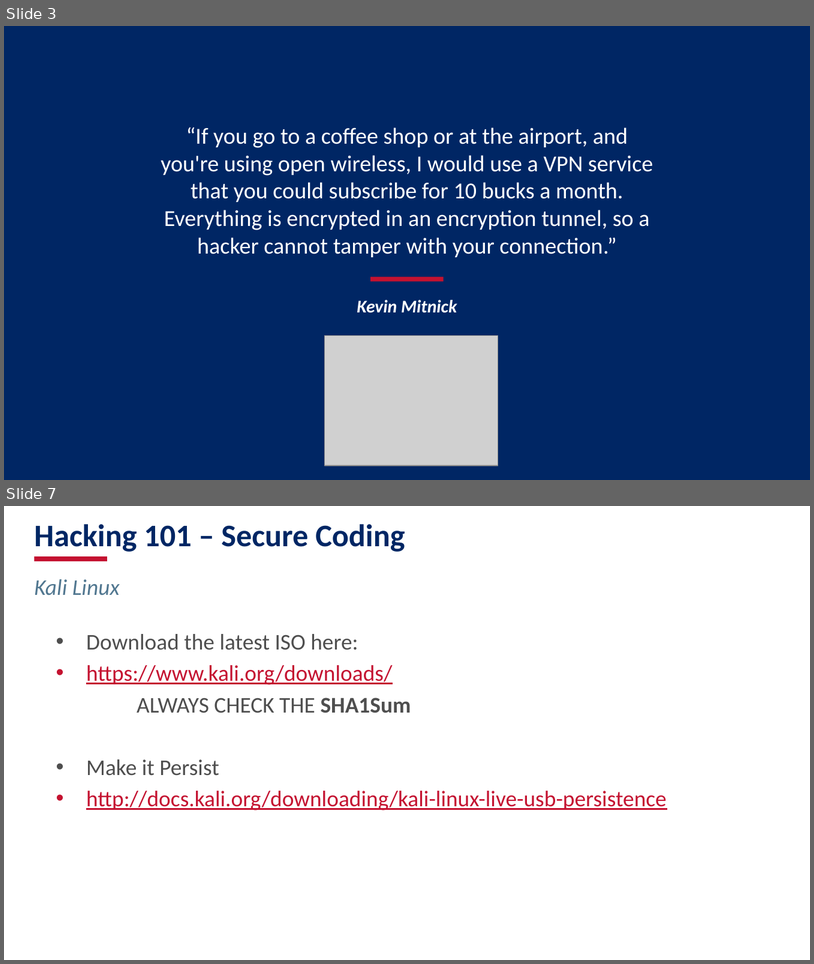
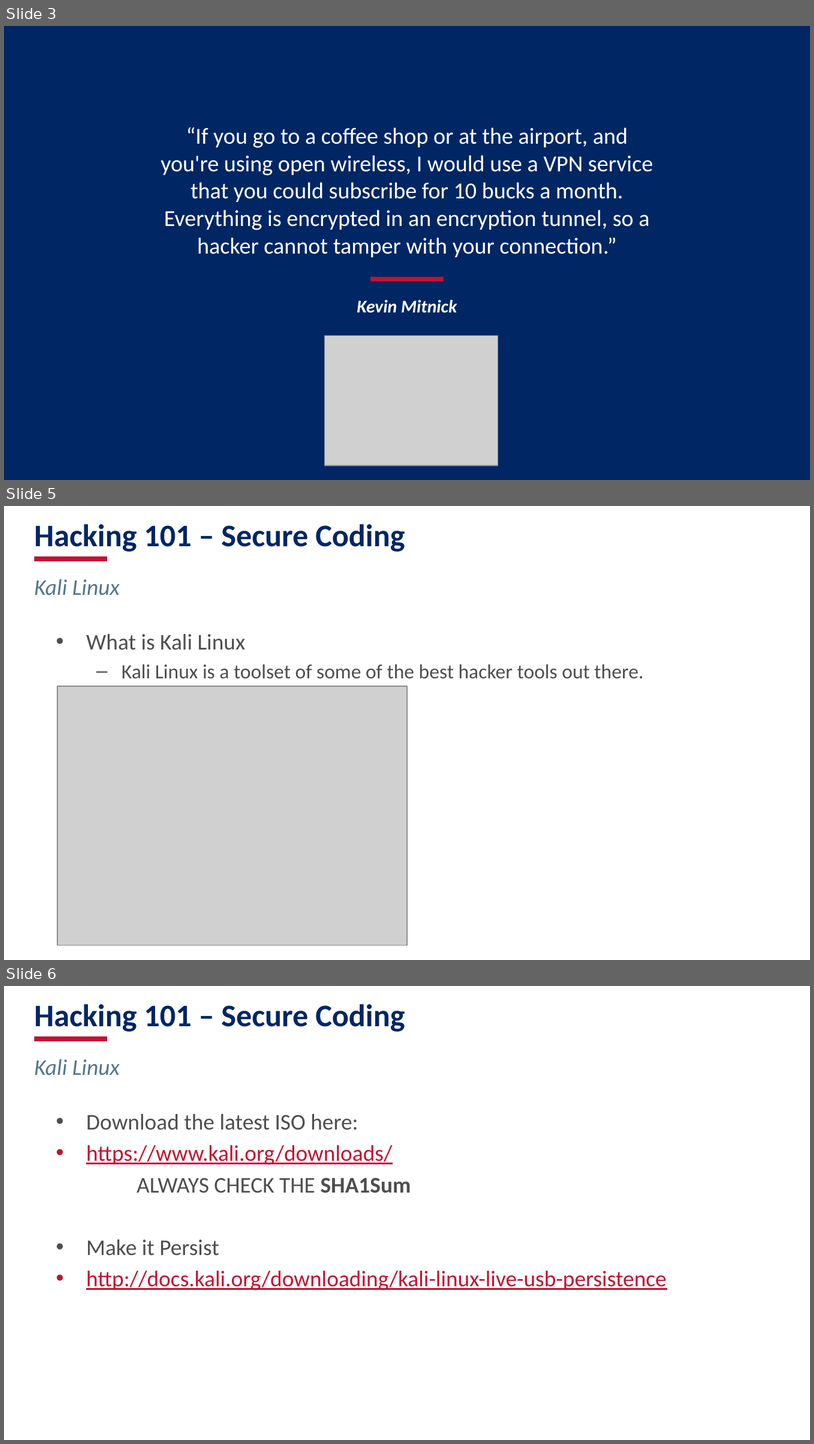
Before and after one commit to pietermyb/securecoding, a slide deck: EOH MC - Hacking 101 - Secure Coding.pptx. Shown one above the other, each under a label of ours: slides 3 and 7 before the commit, slides 3, 5 and 6 after it; the slides between them are not shown. The pictures are 814x964 and 814x1444 pixels, drawn with LibreOffice and Linux fonts; fonts in the diff are those of the drawing; grey boxes stand for pictures; background and template pictures are left out. Boxes give left, top, right and bottom in pixels: in the first picture for what was removed or moved away, otherwise in the second. Text is boxed around its words. In the diff, an @@ line names an element or a change of style, - is before the commit and + after.

```diff
--- a/EOH MC - Hacking 101 - Secure Coding.pptx
+++ b/EOH MC - Hacking 101 - Secure Coding.pptx
@@ slide 5 added at [4, 506, 810, 960], background #FFFFFF; not listed: 1 template element that a slide beside it also shows @@
@@ title added at [34, 524, 405, 552], 28 pt, text #002664, bold @@
+Hacking 101 – Secure Coding
@@ text added at [34, 579, 120, 595], 20 pt, text #517790, italic @@
+Kali Linux
@@ text added at [86, 634, 644, 679], 18 pt, text #4E4E4E @@
+• What is Kali Linux
+  – Kali Linux is a toolset of some of the best hacker tools out there.
@@ picture added at [57, 686, 407, 945] @@
@@ what was slide 7 is now slide 6 @@
```
Also in this commit, not shown: 2 slides changed.
